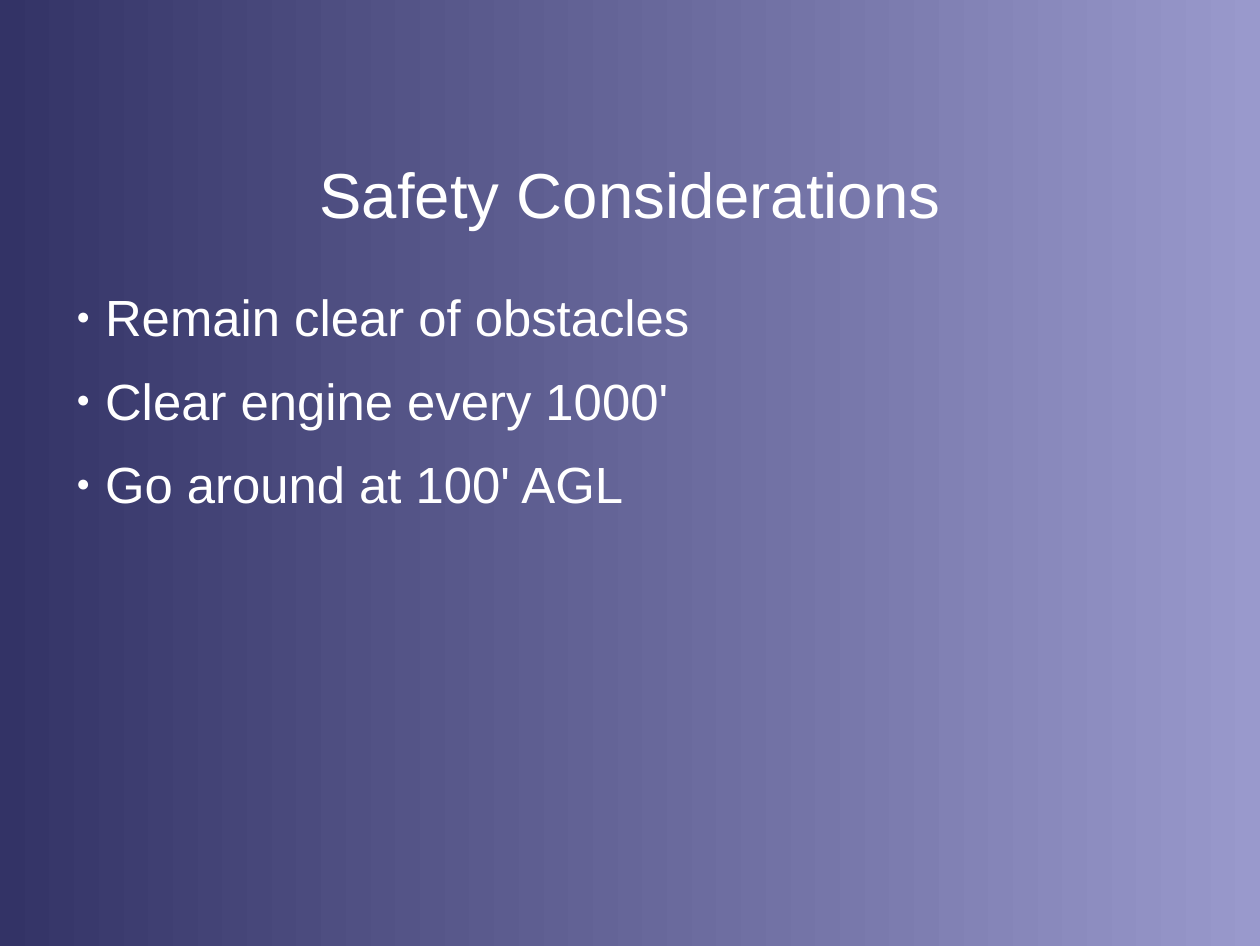
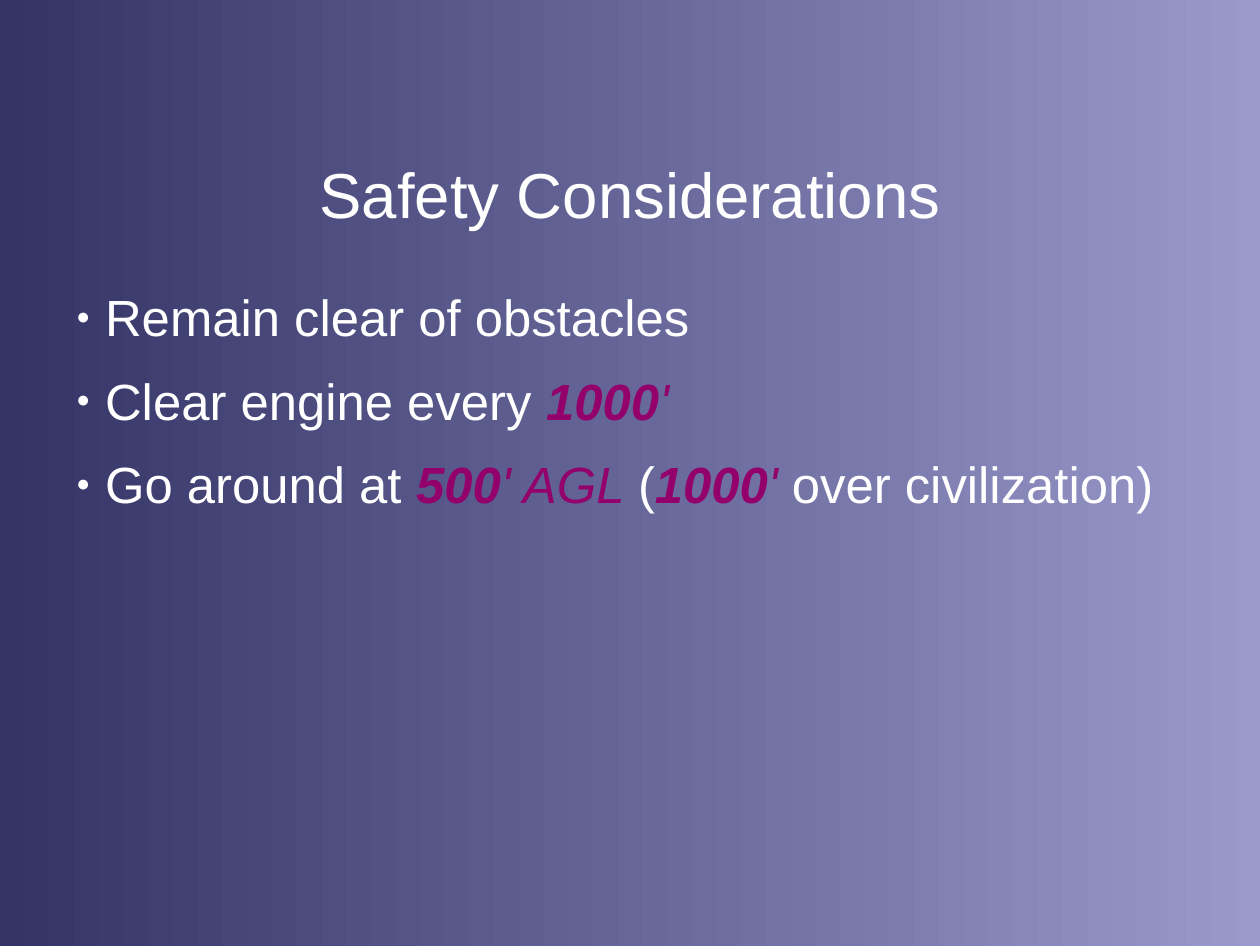
Before and after one commit to stephanheinemann/flight, a slide deck: slide 14 of FI/ForcedLanding/ForcedLanding.odp. Drawn at 1260x946 pixels with LibreOffice and Linux fonts; fonts in the diff are those of the drawing; background and template pictures are left out. Boxes give left, top, right and bottom in pixels: in the first picture for what was removed or moved away, otherwise in the second. Text is boxed around its words. In the diff, an @@ line names an element or a change of style, - is before the commit and + after.

```diff
--- a/FI/ForcedLanding/ForcedLanding.odp
+++ b/FI/ForcedLanding/ForcedLanding.odp
@@ text at [105,383,669,430]: text colour #FFFFFF to #94006B, bold on, italic on in "1000'" @@
@@ text at [105,466,1153,514]: text changed @@
-● Go around at 100' AGL
+● Go around at 500' AGL (1000' over civilization)
```
Also in this commit, not shown: 1 other slide changed, 7 other files.
